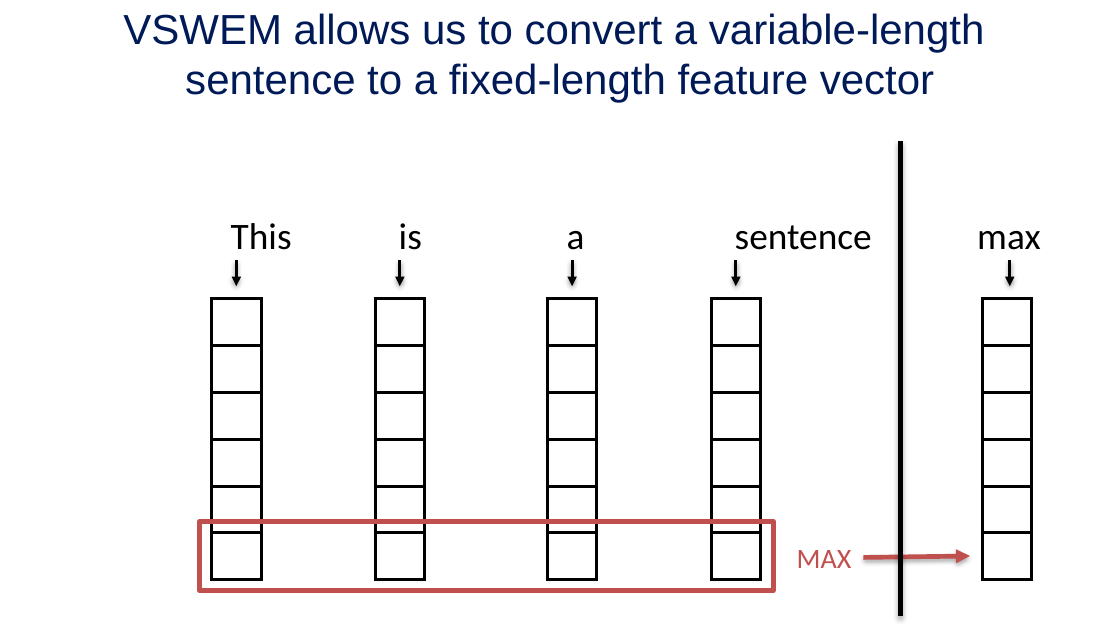
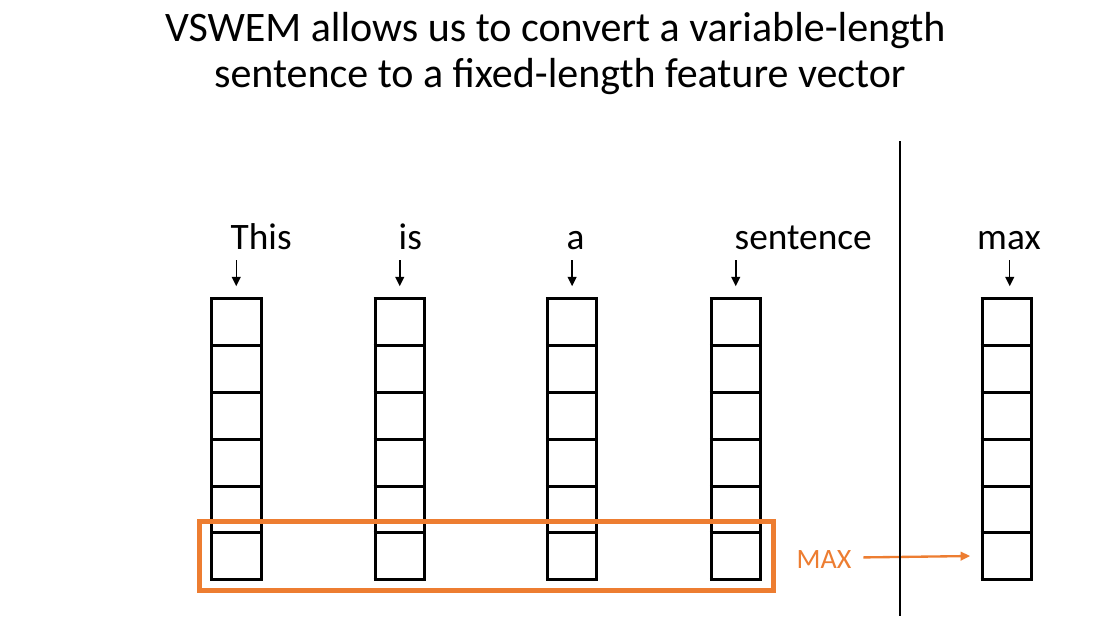
Before and after one commit to mengelhard/mmci_applied_ds, a slide deck: slide 18 of lectures/ll12.pptx. Drawn at 1120x630 pixels with LibreOffice and Linux fonts; fonts in the diff are those of the drawing; background and template pictures are left out. Boxes give left, top, right and bottom in pixels: in the first picture for what was removed or moved away, otherwise in the second. Text is boxed around its words. In the diff, an @@ line names an element or a change of style, - is before the commit and + after.

```diff
--- a/lectures/ll12.pptx
+++ b/lectures/ll12.pptx
@@ title "VSWEM allows us to convert ..." at box(165, 11, 945, 95): font Arial to Calibri, text colour #001A57 to #000000; line spacing 1 to 0.9; vertical alignment middle to top @@
@@ line (900, 141) - (900, 616): stroke #000000 3 pt to #000000 1.5 pt @@
@@ arrow (236, 260) - (236, 287): stroke #000000 2 pt to #000000 1 pt @@
@@ arrow (400, 260) - (400, 287): stroke #000000 2 pt to #000000 1 pt @@
@@ arrow (572, 260) - (572, 287): stroke #000000 2 pt to #000000 1 pt @@
@@ arrow (736, 260) - (736, 287): stroke #000000 2 pt to #000000 1 pt @@
@@ arrow (1010, 260) - (1010, 287): stroke #000000 2 pt to #000000 1 pt @@
@@ rectangle at box(199, 522, 773, 590): outline #C0504D 3 pt to #ED7D31 3 pt @@
@@ text "MAX" at box(797, 550, 852, 568): text colour #C0504D to #ED7D31 @@
@@ arrow (864, 558) - (970, 556): stroke #C0504D 3 pt to #ED7D31 1.5 pt @@
```
Also in this commit, not shown: 47 other slides changed, 1 other file.
